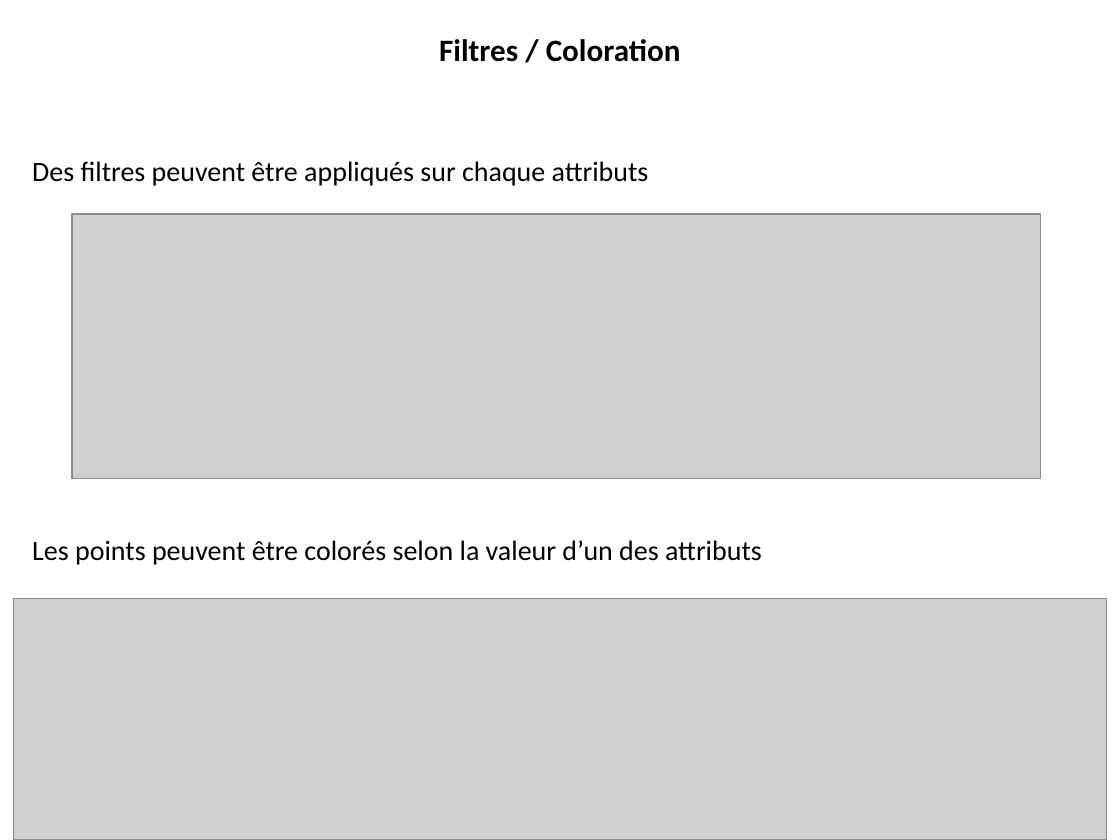
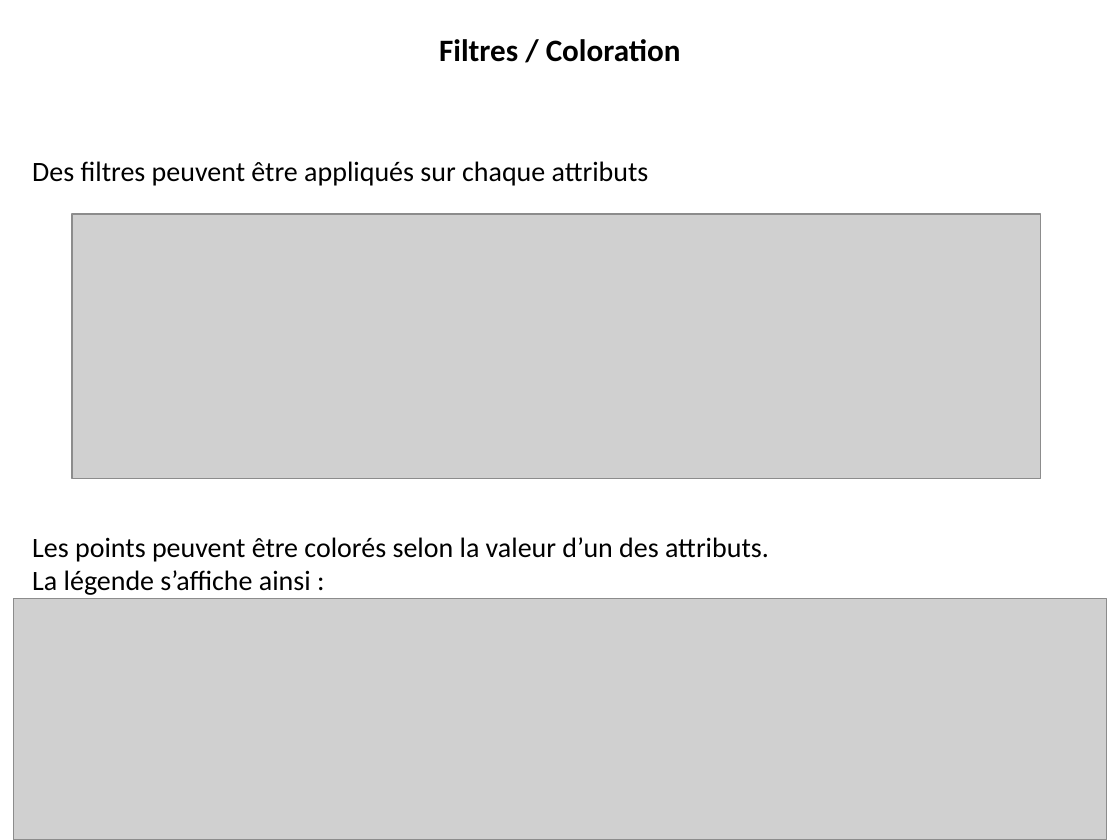
Before and after one commit to 20100dbg/EventDensity, a slide deck: slide 3 of TUTO_EVENTDENSITY.pptx. Drawn at 1120x840 pixels with LibreOffice and Linux fonts; fonts in the diff are those of the drawing; grey boxes stand for pictures; background and template pictures are left out. Boxes give left, top, right and bottom in pixels: in the first picture for what was removed or moved away, otherwise in the second. Text is boxed around its words. In the diff, an @@ line names an element or a change of style, - is before the commit and + after.

```diff
--- a/TUTO_EVENTDENSITY.pptx
+++ b/TUTO_EVENTDENSITY.pptx
@@ text at [32, 537, 769, 595]: text changed @@
-Les points peuvent être colorés selon la valeur d’un des attributs
+Les points peuvent être colorés selon la valeur d’un des attributs.
+La légende s’affiche ainsi :
```
Also in this commit, not shown: 1 other slide changed, 4 other files.
